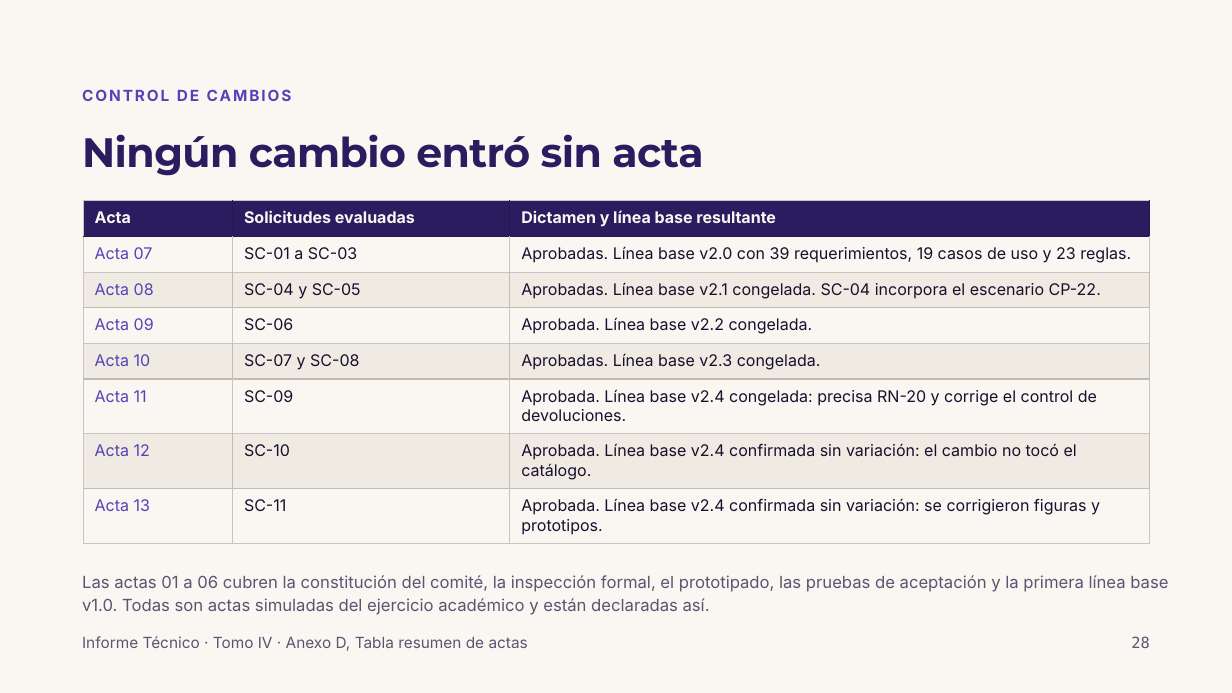
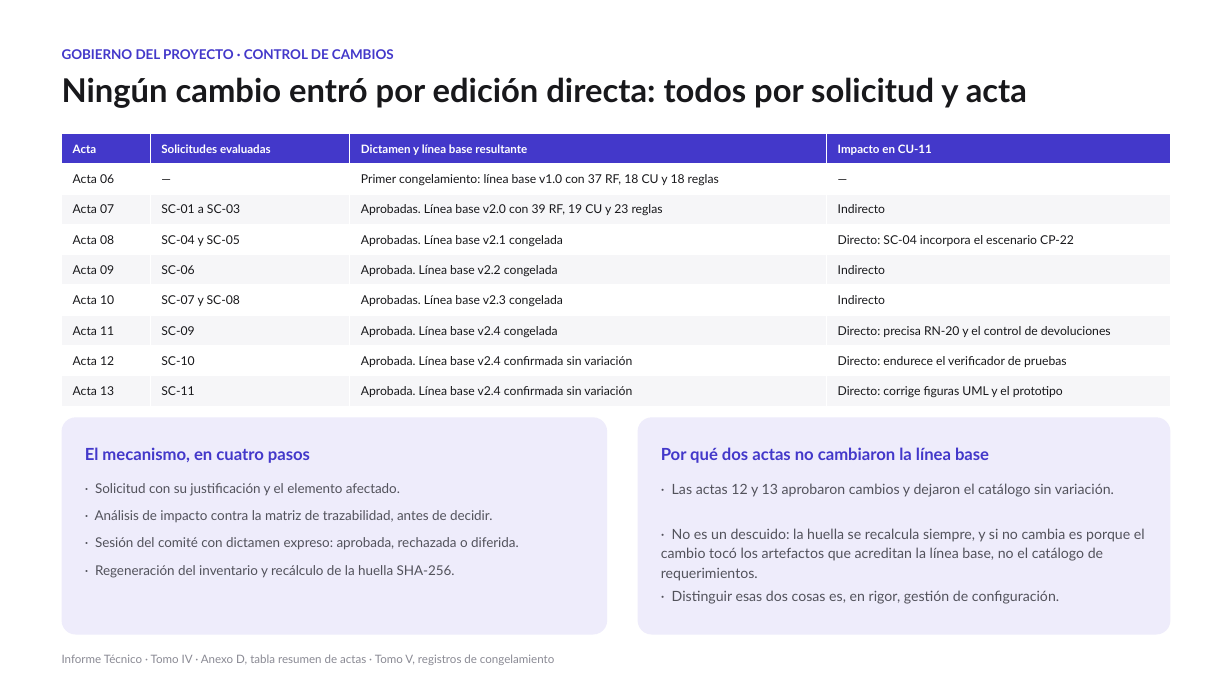
Before and after one commit to wdelgadoc/Grupo5-IR-UNFV, a slide deck: slide 27 of Presentacion_VAOPE_CU-11_Grupo_5.pptx (slide 28 before the commit). Drawn at 1232x693 pixels with LibreOffice and Linux fonts; fonts in the diff are those of the drawing. Boxes give left, top, right and bottom in pixels: in the first picture for what was removed or moved away, otherwise in the second. Text is boxed around its words. In the diff, an @@ line names an element or a change of style, - is before the commit and + after.

```diff
--- a/Presentacion_VAOPE_CU-11_Grupo_5.pptx
+++ b/Presentacion_VAOPE_CU-11_Grupo_5.pptx
@@ background #FAF7F2 to #FFFFFF @@
@@ text at (62,49,394,59): text changed; size 12 to 10.5 pt; font Inter to Lato; text colour #5243B8 to #4338CA @@
-CONTROL DE CAMBIOS
+GOBIERNO DEL PROYECTO · CONTROL DE CAMBIOS
@@ text added at (62,77,1027,108), 25.5 pt, text #18181B, bold @@
+Ningún cambio entró por edición directa: todos por solicitud y acta
@@ table at (62,133,1171,406) @@
-Acta | Solicitudes evaluadas | Dictamen y línea base resultante
-Acta 07 | SC-01 a SC-03 | Aprobadas. Línea base v2.0 con 39 requerimientos, 19 casos de uso y 23 reglas.
-Acta 08 | SC-04 y SC-05 | Aprobadas. Línea base v2.1 congelada. SC-04 incorpora el escenario CP-22.
-Acta 09 | SC-06 | Aprobada. Línea base v2.2 congelada.
-Acta 10 | SC-07 y SC-08 | Aprobadas. Línea base v2.3 congelada.
-Acta 11 | SC-09 | Aprobada. Línea base v2.4 congelada: precisa RN-20 y corrige el control de devoluciones.
-Acta 12 | SC-10 | Aprobada. Línea base v2.4 confirmada sin variación: el cambio no tocó el catálogo.
-Acta 13 | SC-11 | Aprobada. Línea base v2.4 confirmada sin variación: se corrigieron figuras y prototipos.
+Acta | Solicitudes evaluadas | Dictamen y línea base resultante | Impacto en CU-11
+Acta 06 | — | Primer congelamiento: línea base v1.0 con 37 RF, 18 CU y 18 reglas | —
+Acta 07 | SC-01 a SC-03 | Aprobadas. Línea base v2.0 con 39 RF, 19 CU y 23 reglas | Indirecto
+Acta 08 | SC-04 y SC-05 | Aprobadas. Línea base v2.1 congelada | Directo: SC-04 incorpora el escenario CP-22
+Acta 09 | SC-06 | Aprobada. Línea base v2.2 congelada | Indirecto
+Acta 10 | SC-07 y SC-08 | Aprobadas. Línea base v2.3 congelada | Indirecto
+Acta 11 | SC-09 | Aprobada. Línea base v2.4 congelada | Directo: precisa RN-20 y el control de devoluciones
+Acta 12 | SC-10 | Aprobada. Línea base v2.4 confirmada sin variación | Directo: endurece el verificador de pruebas
+Acta 13 | SC-11 | Aprobada. Línea base v2.4 confirmada sin variación | Directo: corrige figuras UML y el prototipo
@@ table: place and size @@
-table at (83,201,1151,543)
+table at (62,133,1171,406)
@@ title removed at (82,134,703,176) @@
-Ningún cambio entró sin acta
@@ rounded rectangle added at (62,418,608,635), fill #EEECFB @@
@@ rounded rectangle added at (638,418,1171,635), fill #EEECFB @@
@@ text added at (85,447,310,463), 13 pt, text #4338CA, bold @@
+El mecanismo, en cuatro pasos
@@ text added at (661,447,989,463), 13 pt, text #4338CA, bold @@
+Por qué dos actas no cambiaron la línea base
@@ text added at (95,483,400,496), 10.5 pt, text #52525B @@
+· Solicitud con su justificación y el elemento afectado.
@@ text added at (672,483,1114,497), 11 pt, text #52525B @@
+· Las actas 12 y 13 aprobaron cambios y dejaron el catálogo sin variación.
@@ text added at (95,510,492,522), 10.5 pt, text #52525B @@
+· Análisis de impacto contra la matriz de trazabilidad, antes de decidir.
@@ text added at (95,537,519,550), 10.5 pt, text #52525B @@
+· Sesión del comité con dictamen expreso: aprobada, rechazada o diferida.
@@ text added at (661,528,1145,581), 11 pt, text #52525B @@
+· No es un descuido: la huella se recalcula siempre, y si no cambia es porque el cambio tocó los artefactos que acreditan la línea base, no el catálogo de requerimientos.
@@ text added at (95,565,455,578), 10.5 pt, text #52525B @@
+· Regeneración del inventario y recálculo de la huella SHA-256.
@@ text removed at (82,575,1168,615) @@
-Las actas 01 a 06 cubren la constitución del comité, la inspección formal, el prototipado, las pruebas de aceptación y la primera línea base v1.0. Todas son actas simuladas del ejercicio académico y están declaradas así.
@@ text added at (672,590,1059,604), 11 pt, text #52525B @@
+· Distinguir esas dos cosas es, en rigor, gestión de configuración.
@@ text at (62,654,554,665): text changed; size 12 to 9 pt; font Inter to Lato; text colour #5C5470 to #8A8A94 @@
-Informe Técnico · Tomo IV · Anexo D, Tabla resumen de actas
+Informe Técnico · Tomo IV · Anexo D, tabla resumen de actas · Tomo V, registros de congelamiento
@@ text removed at (1131,636,1149,648) @@
-28
```
Also in this commit, not shown: 17 other slides changed, 12 slides added, 13 slides removed.
